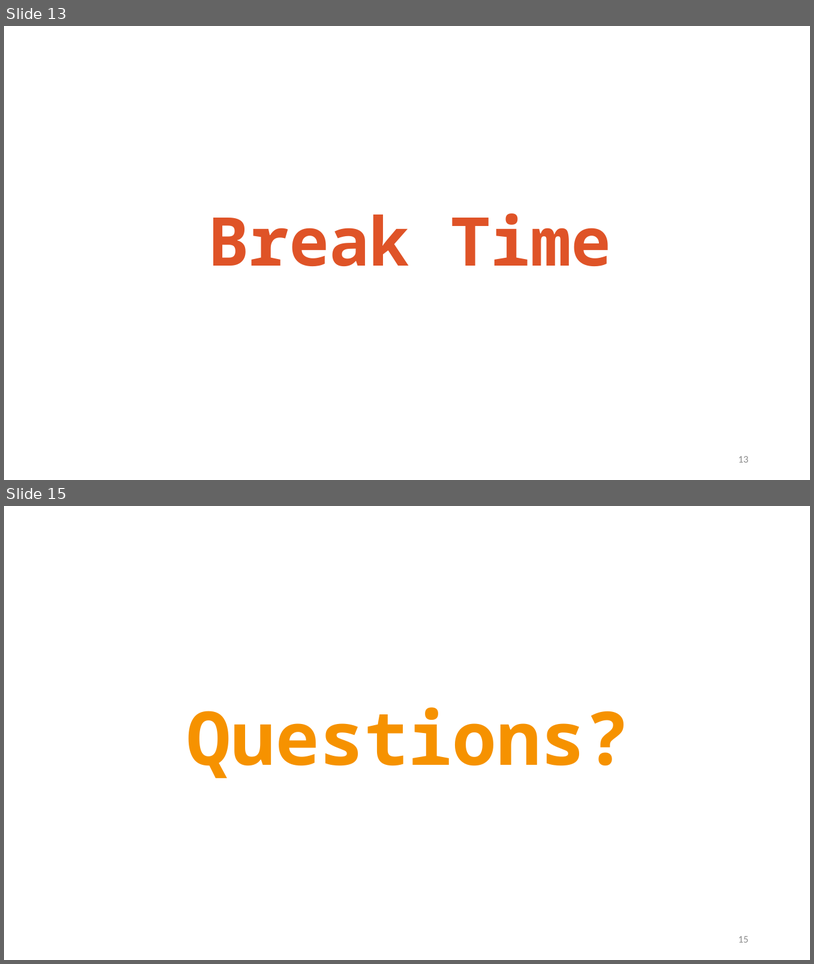
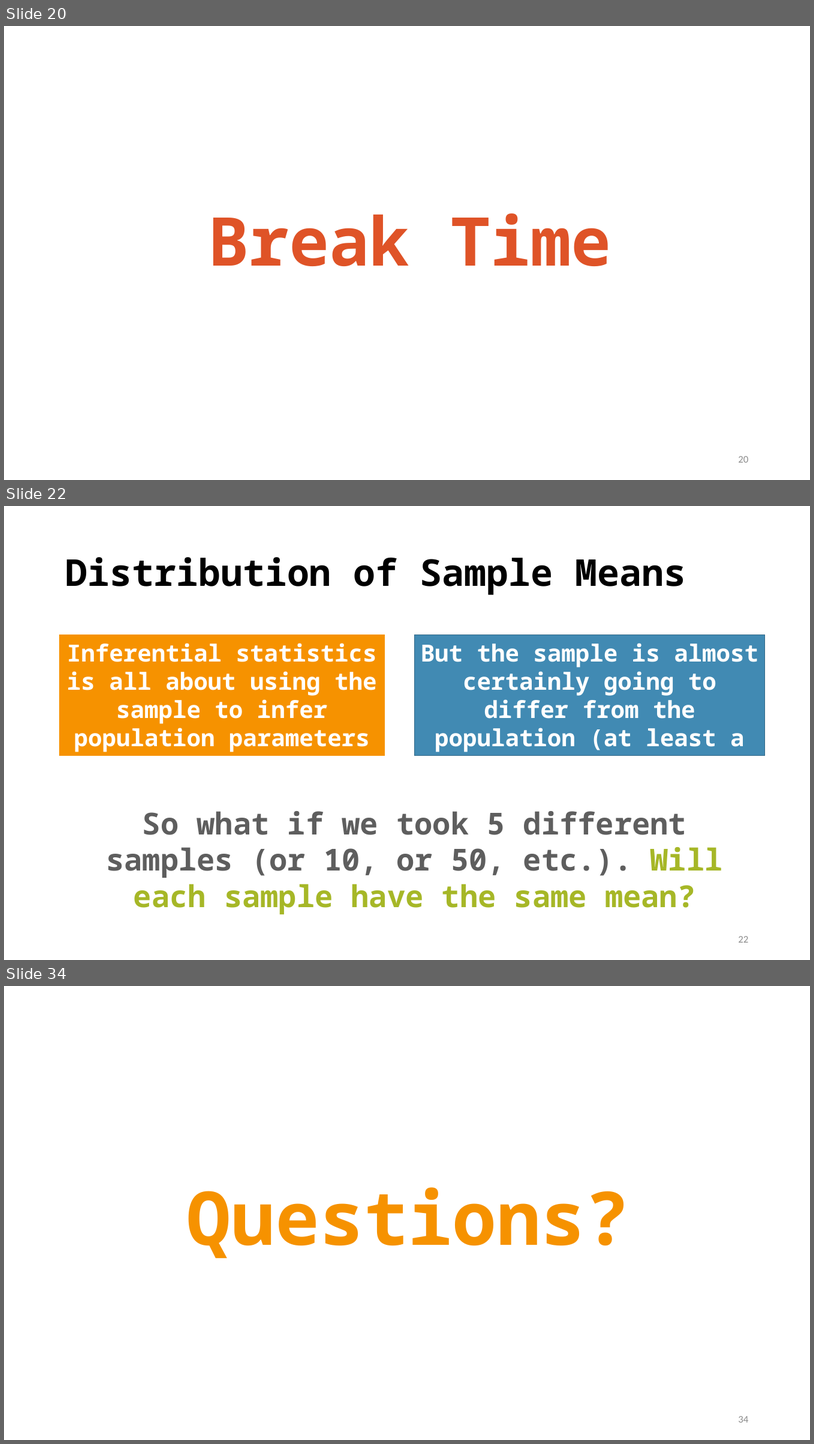
Before and after one commit to TysonStanley/EDU-6050, a slide deck: Slides/04_EDUC_6050_2018.pptx. Shown one above the other, each under a label of ours: slides 13 and 15 before the commit, slides 20, 22 and 34 after it; the slides between them are not shown. The pictures are 814x964 and 814x1444 pixels, drawn with LibreOffice and Linux fonts; fonts in the diff are those of the drawing. Boxes give left, top, right and bottom in pixels: in the first picture for what was removed or moved away, otherwise in the second. Text is boxed around its words. In the diff, an @@ line names an element or a change of style, - is before the commit and + after.

```diff
--- a/Slides/04_EDUC_6050_2018.pptx
+++ b/Slides/04_EDUC_6050_2018.pptx
@@ slide 22 added at box(4, 506, 810, 960), background #FFFFFF @@
@@ title added at box(65, 557, 686, 595), 44 pt, text #000000, bold @@
+Distribution of Sample Means
@@ rectangle added at box(60, 635, 385, 755), fill #F69200, outline #F69200 0.75 pt, 28 pt, text #FFFFFF, bold @@
+Inferential statistics is all about using the sample to infer population parameters
@@ rectangle added at box(415, 635, 765, 755), fill #418AB3, outline #316886 0.75 pt, 28 pt, text #FFFFFF, bold @@
+But the sample is almost certainly going to differ from the population (at least a little)
@@ text added at box(106, 811, 723, 914), 36 pt, text #5E5E5E, bold @@
+So what if we took 5 different samples (or 10, or 50, etc.). Will each sample have the same mean?
@@ page number added at box(738, 936, 749, 942), 12 pt, text #8C8C8C @@
+22
@@ what was slide 13 is now slide 20 @@
@@ page number at box(738, 456, 749, 462): text changed @@
-13
+20
@@ what was slide 15 is now slide 34 @@
@@ page number at box(738, 1416, 749, 1422): text changed @@
-15
+34
```
Also in this commit, not shown: 4 slides changed, 19 other slides added, 1 slide removed, 1 other file.
